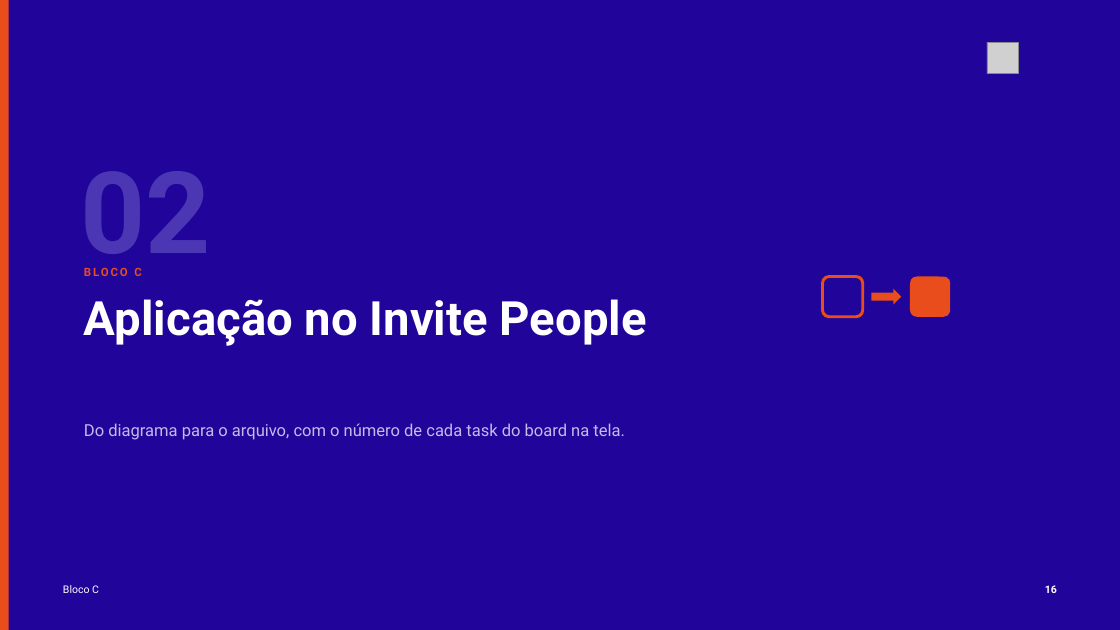
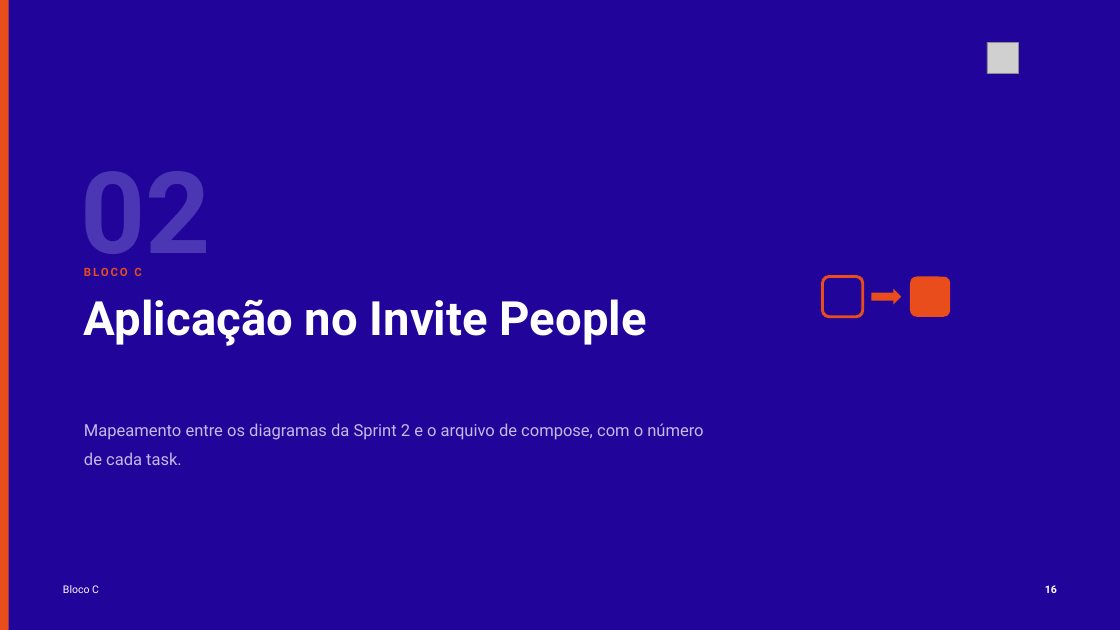
Before and after one commit to tcpassos/invite-app, a slide deck: slide 16 of trabalhos/T1-Docker-Invite-People.pptx. Drawn at 1120x630 pixels with LibreOffice and Linux fonts; fonts in the diff are those of the drawing; grey boxes stand for pictures. Boxes give left, top, right and bottom in pixels: in the first picture for what was removed or moved away, otherwise in the second. Text is boxed around its words. In the diff, an @@ line names an element or a change of style, - is before the commit and + after.

```diff
--- a/trabalhos/T1-Docker-Invite-People.pptx
+++ b/trabalhos/T1-Docker-Invite-People.pptx
@@ text at box(84, 423, 703, 465): text changed @@
-Do diagrama para o arquivo, com o número de cada task do board na tela.
+Mapeamento entre os diagramas da Sprint 2 e o arquivo de compose, com o número de cada task.
```
Also in this commit, not shown: 28 other slides changed, 32 other files.
